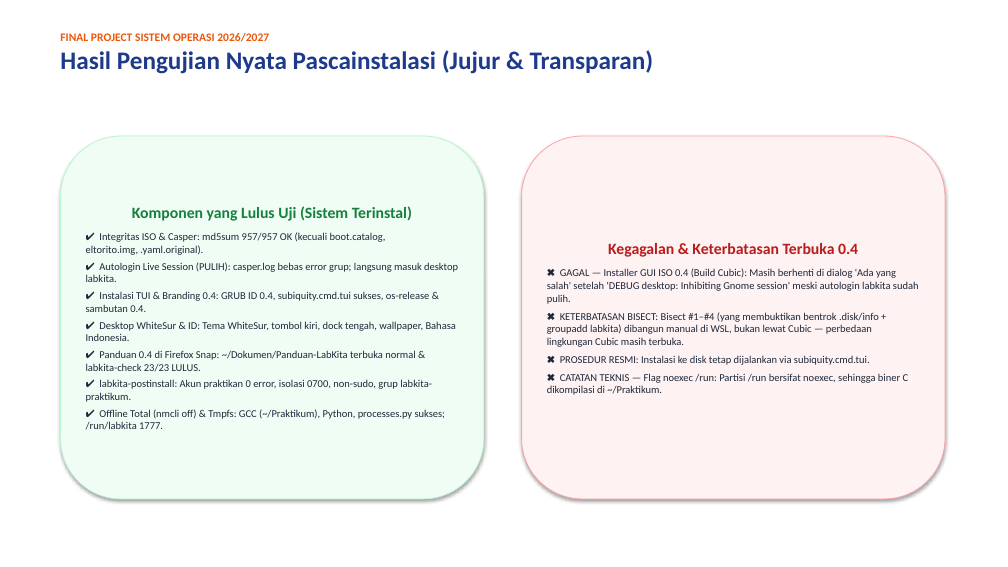
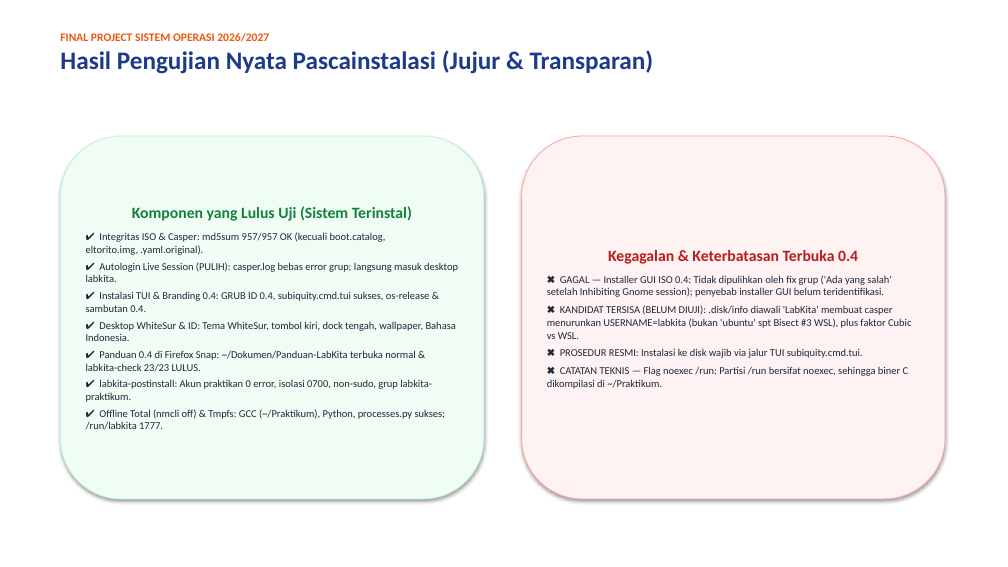
Before and after one commit to luvices/labkita, a slide deck: slide 7 of docs/presentation/labkita-presentation.pptx. Drawn at 1008x567 pixels with LibreOffice and Linux fonts; fonts in the diff are those of the drawing. Boxes give left, top, right and bottom in pixels: in the first picture for what was removed or moved away, otherwise in the second. Text is boxed around its words. In the diff, an @@ line names an element or a change of style, - is before the commit and + after.

Commit message:
docs: sinkronkan PDF laporan dan slide PPTX soal autologin, GUI, dan kernel

```diff
--- a/docs/presentation/labkita-presentation.pptx
+++ b/docs/presentation/labkita-presentation.pptx
@@ text in rounded rectangle at (547,275,911,358): text changed @@
-✖ GAGAL — Installer GUI ISO 0.4 (Build Cubic): Masih berhenti di dialog 'Ada yang salah' setelah 'DEBUG desktop: Inhibiting Gnome session' meski autologin labkita sudah pulih.
-✖ KETERBATASAN BISECT: Bisect #1–#4 (yang membuktikan bentrok .disk/info + groupadd labkita) dibangun manual di WSL, bukan lewat Cubic — perbedaan lingkungan Cubic masih terbuka.
-✖ PROSEDUR RESMI: Instalasi ke disk tetap dijalankan via subiquity.cmd.tui.
+✖ GAGAL — Installer GUI ISO 0.4: Tidak dipulihkan oleh fix grup ('Ada yang salah' setelah Inhibiting Gnome session); penyebab installer GUI belum teridentifikasi.
+✖ KANDIDAT TERSISA (BELUM DIUJI): .disk/info diawali 'LabKita' membuat casper menurunkan USERNAME=labkita (bukan 'ubuntu' spt Bisect #3 WSL), plus faktor Cubic vs WSL.
+✖ PROSEDUR RESMI: Instalasi ke disk wajib via jalur TUI subiquity.cmd.tui.
```
Also in this commit, not shown: 3 other slides changed, 3 other files.
